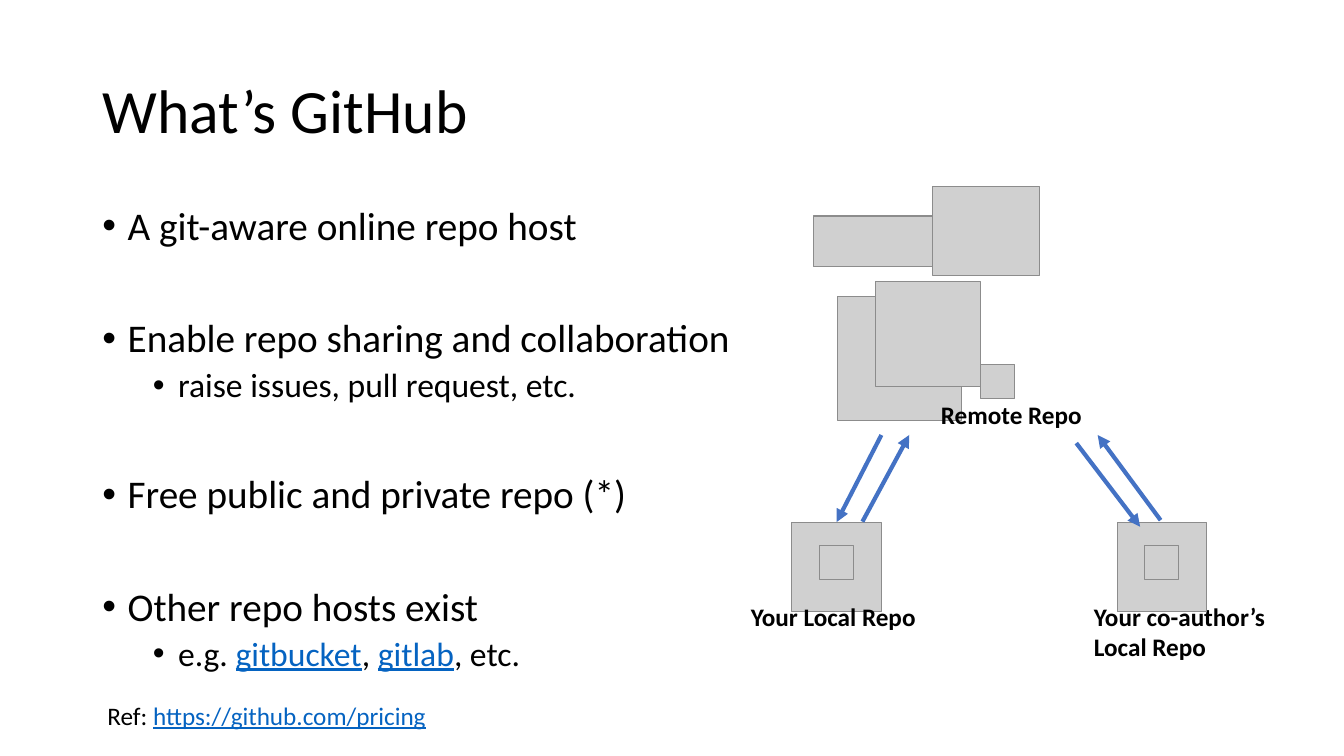
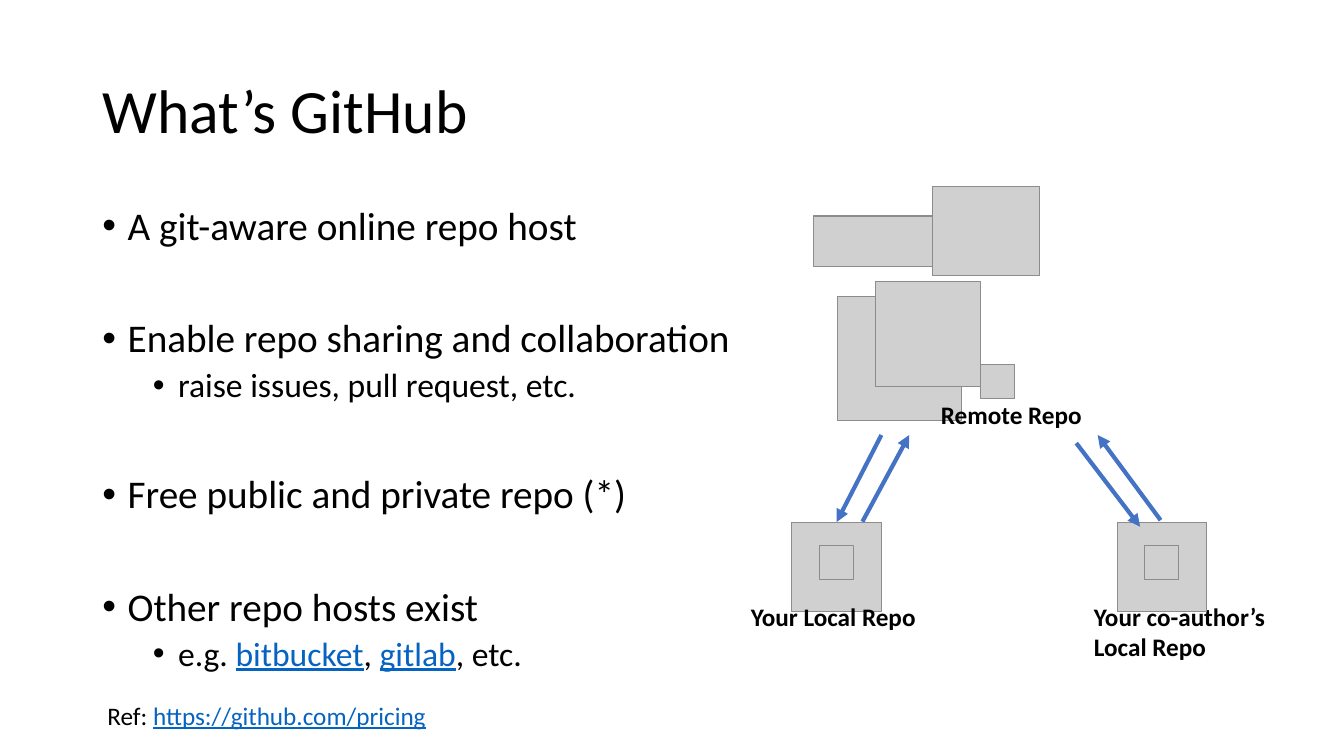
Before and after one commit to tdmdal/git-workshop, a slide deck: slide 3 of git_intro.pptx. Drawn at 1344x756 pixels with LibreOffice and Linux fonts; fonts in the diff are those of the drawing; grey boxes stand for pictures. Boxes give left, top, right and bottom in pixels: in the first picture for what was removed or moved away, otherwise in the second. Text is boxed around its words. In the diff, an @@ line names an element or a change of style, - is before the commit and + after.

Commit message:
corrected bitbucket typo

```diff
--- a/git_intro.pptx
+++ b/git_intro.pptx
@@ text at <box>178,642,522,672</box>: text changed @@
-  • e.g. gitbucket, gitlab, etc.
+  • e.g. bitbucket, gitlab, etc.
```
Also in this commit, not shown: 2 other files.
